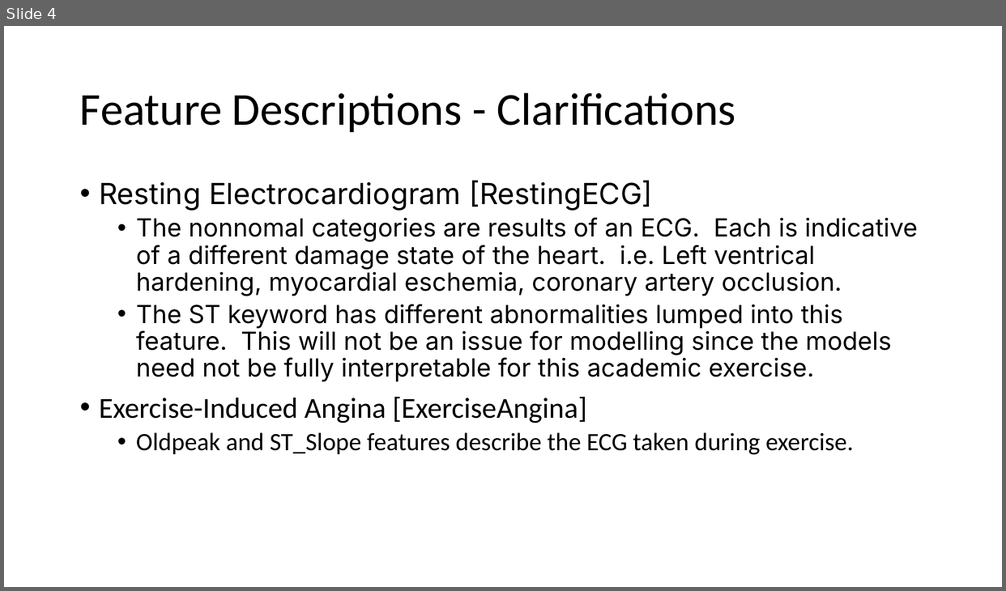
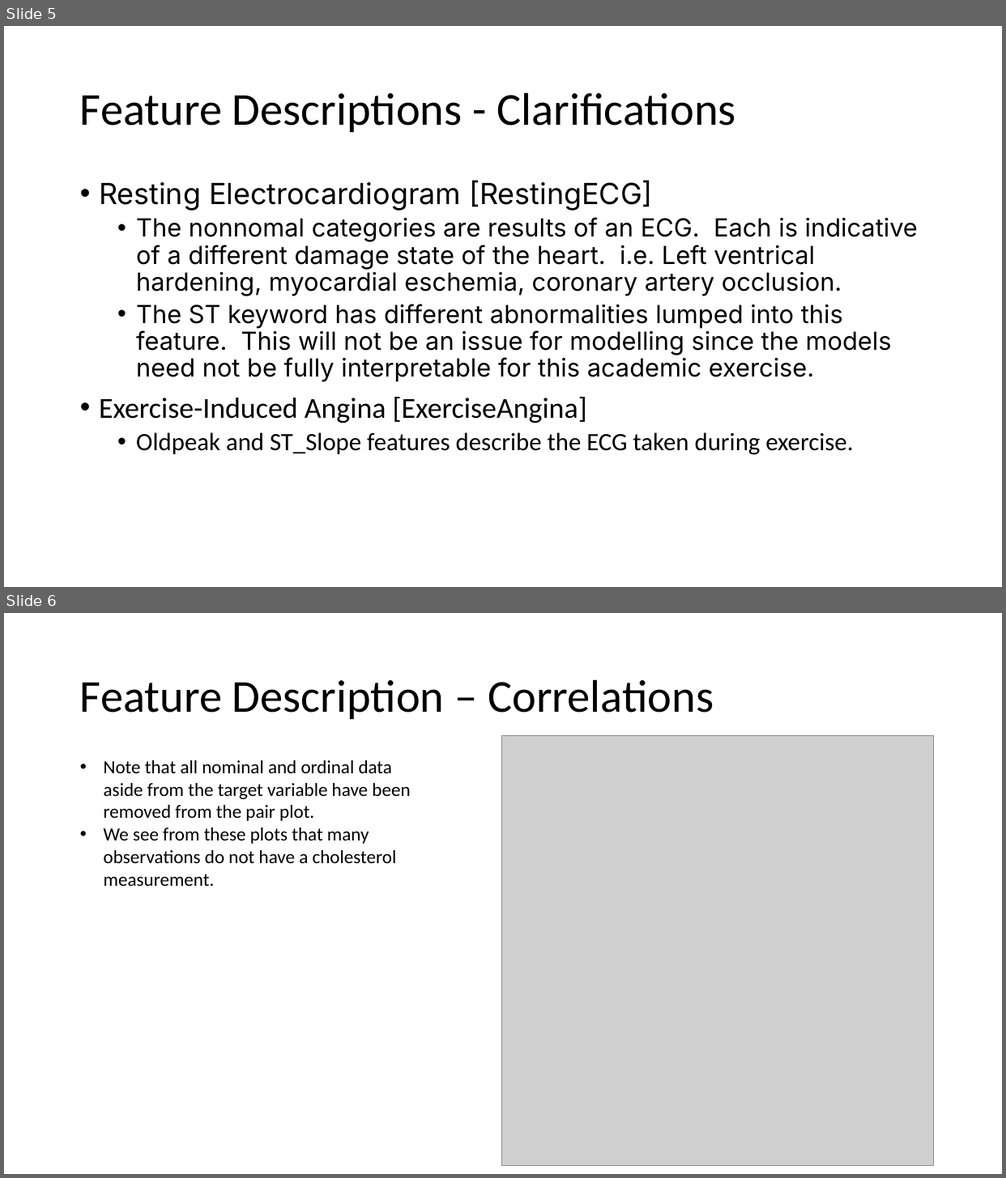
Before and after one commit to M-Matrona/IBM-Machine-Learning-Course, a slide deck: Course_3_Classification/Classification_Project_Heart_Disease_Prediction.pptx. Shown one above the other, each under a label of ours: slide 4 before the commit, slides 5 and 6 after it. The pictures are 1006x591 and 1006x1178 pixels, drawn with LibreOffice and Linux fonts; fonts in the diff are those of the drawing; grey boxes stand for pictures. Boxes give left, top, right and bottom in pixels: in the first picture for what was removed or moved away, otherwise in the second. Text is boxed around its words. In the diff, an @@ line names an element or a change of style, - is before the commit and + after.

```diff
--- a/Course_3_Classification/Classification_Project_Heart_Disease_Prediction.pptx
+++ b/Course_3_Classification/Classification_Project_Heart_Disease_Prediction.pptx
@@ slide 6 added at [4,613,1002,1174], background #FFFFFF @@
@@ title added at [80,679,714,719], 44 pt, text #000000 @@
+Feature Description – Correlations
@@ picture added at [502,736,934,1166] @@
@@ text added at [104,760,410,886], 18 pt, text #000000 @@
+• Note that all nominal and ordinal data aside from the target variable have been removed from the pair plot.
+• We see from these plots that many observations do not have a cholesterol measurement.
@@ what was slide 4 is now slide 5 @@
```
Also in this commit, not shown: 1 slide changed, 6 other slides added, 3 other files.
